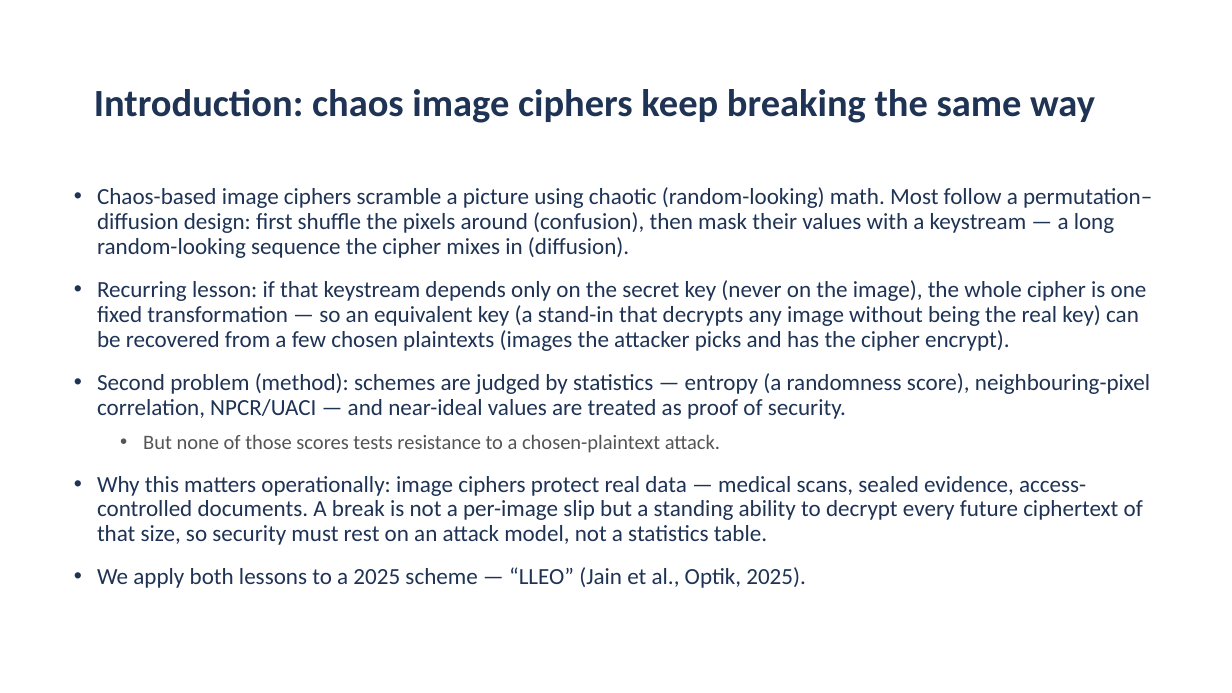
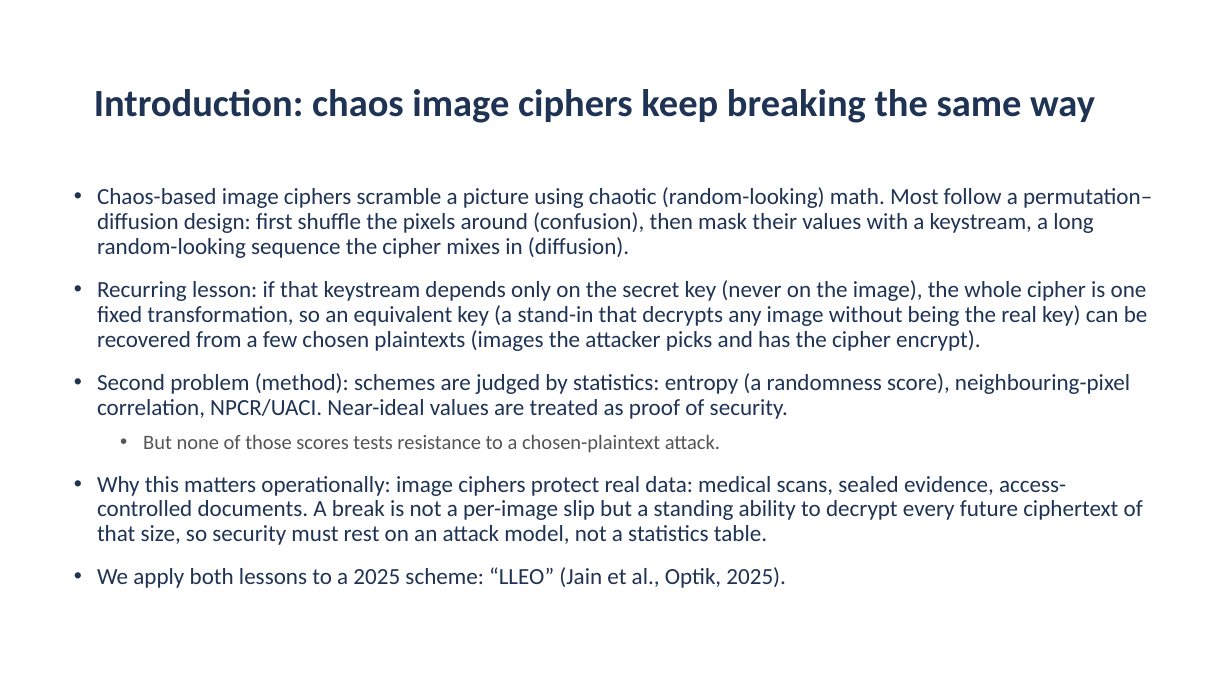
Before and after one commit to aiparallel0/chaoscrypt, a slide deck: slide 2 of papers/paper1-chaos-cpa/presentation.pptx. Drawn at 1232x693 pixels with LibreOffice and Linux fonts; fonts in the diff are those of the drawing; background and template pictures are left out. Boxes give left, top, right and bottom in pixels: in the first picture for what was removed or moved away, otherwise in the second. Text is boxed around its words. In the diff, an @@ line names an element or a change of style, - is before the commit and + after.

```diff
--- a/papers/paper1-chaos-cpa/presentation.pptx
+++ b/papers/paper1-chaos-cpa/presentation.pptx
@@ text at (97, 187, 1152, 419): text changed @@
-• Chaos-based image ciphers scramble a picture using chaotic (random-looking) math. Most follow a permutation–diffusion design: first shuffle the pixels around (confusion), then mask their values with a keystream — a long random-looking sequence the cipher mixes in (diffusion).
-• Recurring lesson: if that keystream depends only on the secret key (never on the image), the whole cipher is one fixed transformation — so an equivalent key (a stand-in that decrypts any image without being the real key) can be recovered from a few chosen plaintexts (images the attacker picks and has the cipher encrypt).
-• Second problem (method): schemes are judged by statistics — entropy (a randomness score), neighbouring-pixel correlation, NPCR/UACI — and near-ideal values are treated as proof of security.
+• Chaos-based image ciphers scramble a picture using chaotic (random-looking) math. Most follow a permutation–diffusion design: first shuffle the pixels around (confusion), then mask their values with a keystream, a long random-looking sequence the cipher mixes in (diffusion).
+• Recurring lesson: if that keystream depends only on the secret key (never on the image), the whole cipher is one fixed transformation, so an equivalent key (a stand-in that decrypts any image without being the real key) can be recovered from a few chosen plaintexts (images the attacker picks and has the cipher encrypt).
+• Second problem (method): schemes are judged by statistics: entropy (a randomness score), neighbouring-pixel correlation, NPCR/UACI. Near-ideal values are treated as proof of security.
@@ text at (97, 476, 1143, 588): text changed @@
-• Why this matters operationally: image ciphers protect real data — medical scans, sealed evidence, access-controlled documents. A break is not a per-image slip but a standing ability to decrypt every future ciphertext of that size, so security must rest on an attack model, not a statistics table.
-• We apply both lessons to a 2025 scheme — “LLEO” (Jain et al., Optik, 2025).
+• Why this matters operationally: image ciphers protect real data: medical scans, sealed evidence, access-controlled documents. A break is not a per-image slip but a standing ability to decrypt every future ciphertext of that size, so security must rest on an attack model, not a statistics table.
+• We apply both lessons to a 2025 scheme: “LLEO” (Jain et al., Optik, 2025).
```
Also in this commit, not shown: 13 other slides changed, 6 other files.
